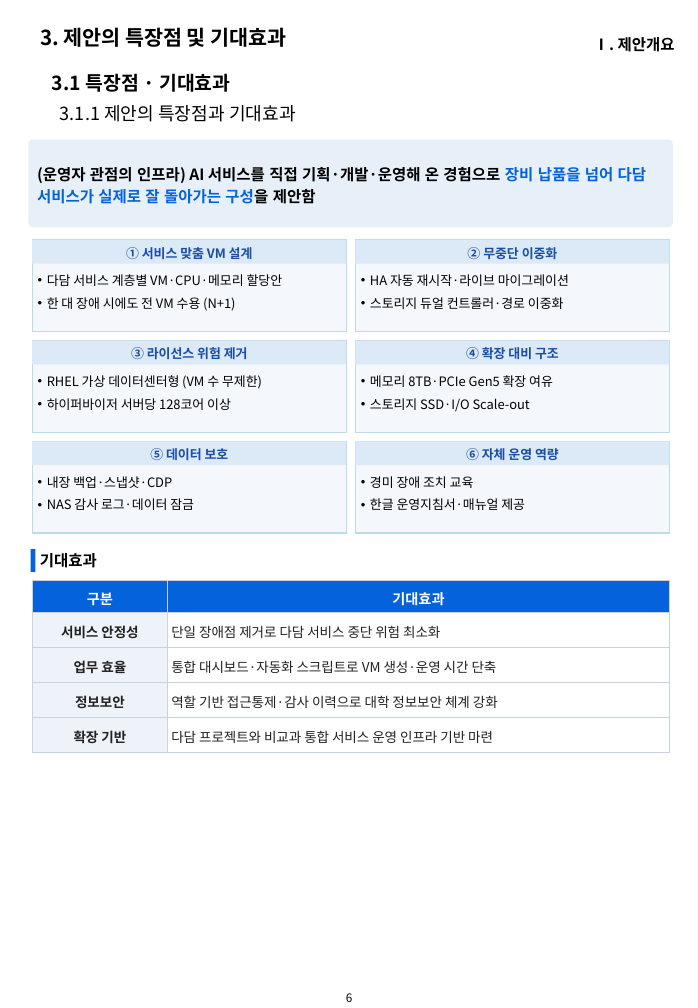
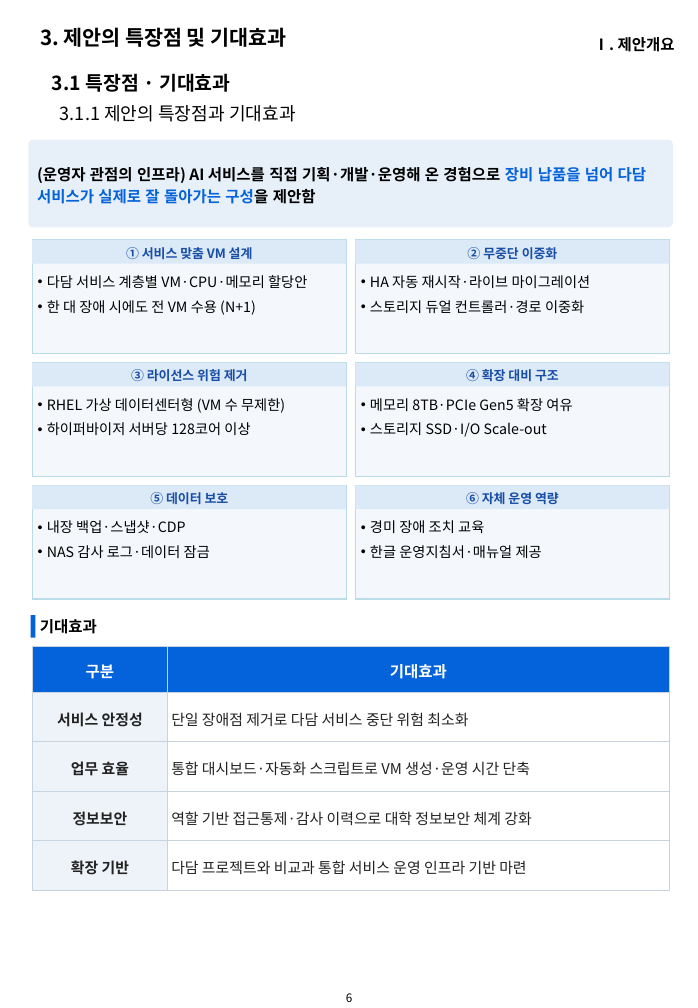
Before and after one commit to hwangsteeve-tech/hbjw, a slide deck: slide 6 of proposals/2026-10_dgu-dadam-infra/dgu_proposal.pptx. Drawn at 698x1008 pixels with LibreOffice and Linux fonts; fonts in the diff are those of the drawing; background and template pictures are left out. Boxes give left, top, right and bottom in pixels: in the first picture for what was removed or moved away, otherwise in the second. Text is boxed around its words. In the diff, an @@ line names an element or a change of style, - is before the commit and + after.

```diff
--- a/proposals/2026-10_dgu-dadam-infra/dgu_proposal.pptx
+++ b/proposals/2026-10_dgu-dadam-infra/dgu_proposal.pptx
@@ rectangle: place and size @@
-rectangle at <box>33,240,346,331</box>
+rectangle at <box>33,240,346,354</box>
@@ rectangle: place and size @@
-rectangle at <box>356,240,669,331</box>
+rectangle at <box>356,240,669,354</box>
@@ rectangle "③ 라이선스 위험 제거": place and size @@
-rectangle "③ 라이선스 위험 제거" at <box>33,341,346,365</box>
+rectangle "③ 라이선스 위험 제거" at <box>33,363,346,387</box>
@@ rectangle: place and size @@
-rectangle at <box>33,341,346,432</box>
+rectangle at <box>33,363,346,477</box>
@@ text "RHEL 가상 데이터센터형 (VM 수 ...": place and size @@
-text "RHEL 가상 데이터센터형 (VM 수 ..." at <box>47,375,262,410</box>
+text "RHEL 가상 데이터센터형 (VM 수 ..." at <box>47,398,285,435</box>
@@ rectangle "④ 확장 대비 구조": place and size @@
-rectangle "④ 확장 대비 구조" at <box>356,341,669,365</box>
+rectangle "④ 확장 대비 구조" at <box>356,363,669,387</box>
@@ rectangle: place and size @@
-rectangle at <box>356,341,669,432</box>
+rectangle at <box>356,363,669,477</box>
@@ text "메모리 8TB·PCIe Gen5 확장 여유": place and size @@
-text "메모리 8TB·PCIe Gen5 확장 여유" at <box>370,375,553,412</box>
+text "메모리 8TB·PCIe Gen5 확장 여유" at <box>370,398,572,437</box>
@@ rectangle "⑤ 데이터 보호": place and size @@
-rectangle "⑤ 데이터 보호" at <box>33,441,346,465</box>
+rectangle "⑤ 데이터 보호" at <box>33,486,346,510</box>
@@ rectangle: place and size @@
-rectangle at <box>33,441,346,532</box>
+rectangle at <box>33,486,346,599</box>
@@ rectangle "⑥ 자체 운영 역량": place and size @@
-rectangle "⑥ 자체 운영 역량" at <box>356,441,669,465</box>
+rectangle "⑥ 자체 운영 역량" at <box>356,486,669,510</box>
@@ rectangle: place and size @@
-rectangle at <box>356,441,669,532</box>
+rectangle at <box>356,486,669,599</box>
@@ text "내장 백업·스냅샷·CDP": place and size @@
-text "내장 백업·스냅샷·CDP" at <box>47,476,194,510</box>
+text "내장 백업·스냅샷·CDP" at <box>47,520,210,558</box>
@@ size 10 to 11 pt in 6 elements at <box>370,275,591,313</box>, <box>47,275,307,315</box>, <box>47,398,285,435</box>, <box>370,398,572,437</box>, <box>47,520,210,558</box>, <box>370,520,542,558</box> @@
@@ text "경미 장애 조치 교육": place and size @@
-text "경미 장애 조치 교육" at <box>370,476,525,510</box>
+text "경미 장애 조치 교육" at <box>370,520,542,558</box>
@@ rectangle: place and size @@
-rectangle at <box>31,549,35,571</box>
+rectangle at <box>31,615,35,638</box>
@@ text "기대효과": place and size @@
-text "기대효과" at <box>40,553,97,568</box>
+text "기대효과" at <box>40,619,97,634</box>
@@ table at <box>33,647,669,891</box> @@
@@ size 11 to 12 pt in "구분", "기대효과" @@
@@ size 10.5 to 11.5 pt @@
@@ table: place and size @@
-table at <box>33,581,669,752</box>
+table at <box>33,647,669,891</box>
```
Also in this commit, not shown: 20 other slides changed, 13 other files.
